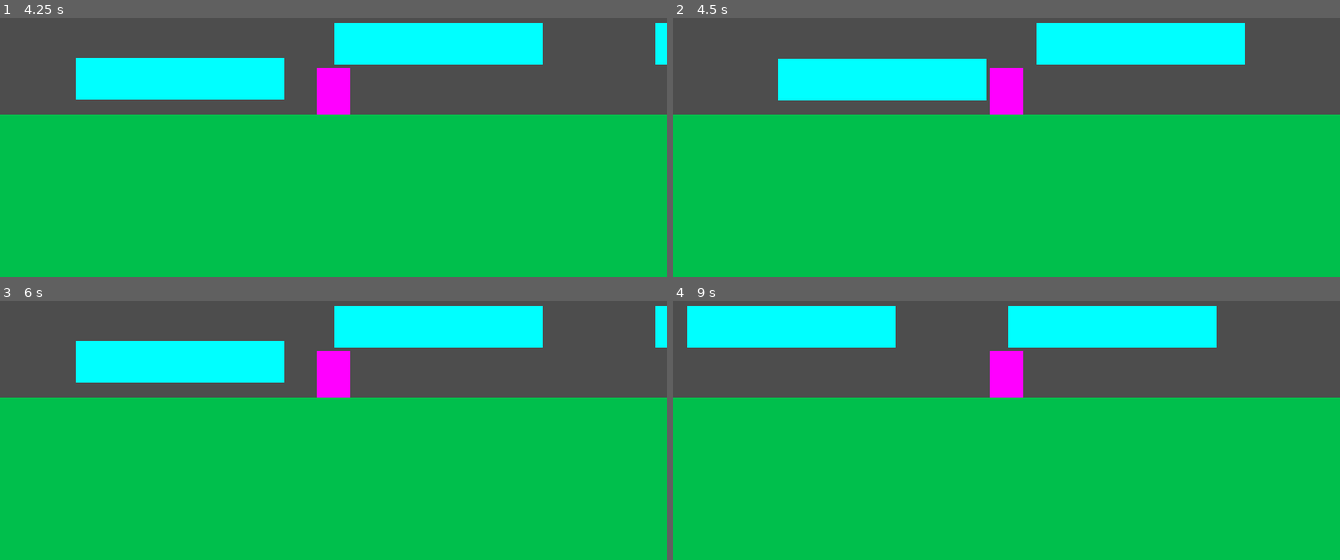
Above: before the commit, frames 1-4 (two rows, left to right).
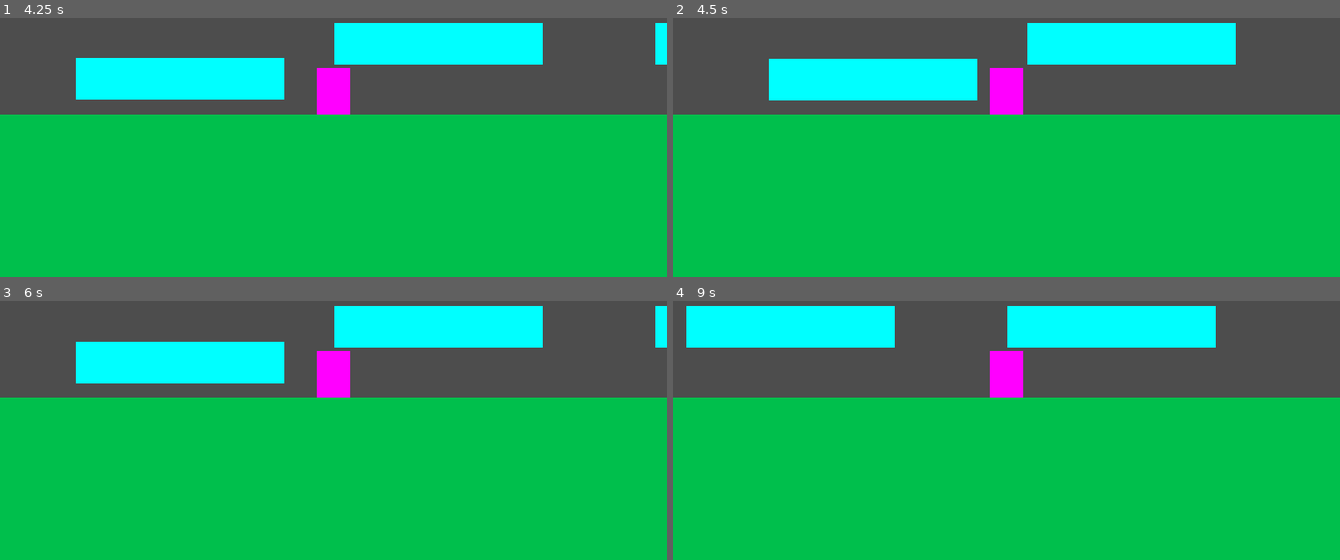
Above: after the commit, the same moments.

Repository: matbloxoficial-dev/world-corrupted
Game: Godot game, scene res://scenes/levels/nivel_prueba.tscn
Same seed, same stepped clock (60 frames per second), same inputs: the game is played once before the commit and once after it. The project has no main scene, so this scene is started directly.
Inputs (mouse positions are in pixels of both pictures, inside the frame that each line leads up to):
- Up to frame 1 (4.25 s): tap Enter at 0.5 s; move the mouse to (480, 69) at 0.52 s; hold D (move_right) 0.53-2.03 s; click (480, 69) at 0.6 s; tap Space (jump) at 0.77, 1.52, 3.02, 3.77 s; move the mouse to (200, 108) at 1.27 s; tap Shift (dash) at 1.35, 3.6 s; click (200, 108) at 1.55 s; move the mouse to (outside the picture) at 2.02 s; hold A (move_left) 2.03-2.78 s; click (outside the picture) at 2.1 s; move the mouse to (300, 165) at 2.77 s; hold D (move_right) from 2.78 s (still down); click (300, 165) at 2.85 s; move the mouse to (533, 144) at 3.52 s; click (533, 144) at 3.8 s
- Up to frame 2 (4.5 s): move the mouse to (806, 33) at 4.27 s; release D (move_right) at 4.28 s; hold A (move_left) from 4.28 s (still down); click (806, 33) at 4.35 s
- Up to frame 3 (6 s): tap Space (jump) at 4.52 s; move the mouse to (366, 373) at 5.02 s; release A (move_left) at 5.03 s; hold D (move_right) 5.03-5.78 s; click (366, 373) at 5.1 s; move the mouse to (outside the picture) at 5.77 s; hold A (move_left) from 5.78 s (still down); tap Shift (dash) at 5.85 s
- Up to frame 4 (9 s): tap Space (jump) at 6.02, 6.5, 6.77, 7.52 s; click (outside the picture) at 6.05 s; move the mouse to (1153, 352) at 6.52 s; click (1153, 352) at 6.6 s; move the mouse to (873, 391) at 7.27 s; release A (move_left) at 7.28 s; hold D (move_right) from 7.28 s (still down); click (873, 391) at 7.35 s; move the mouse to (outside the picture) at 8.02 s; tap Shift (dash) at 8.1 s; click (outside the picture) at 8.3 s; move the mouse to (973, 448) at 8.77 s; click (973, 448) at 8.85 s

Frame 1 is identical in both runs. In frame 2, 0.9% of the frame differs, in the area x 14-86%, y 1-32%; in frame 3, 0.2%; in frame 4, less than 0.1%.

Commit message:
Agrego combate base - combo 3 golpes y ataque cargado

Diff:
--- a/project.godot
+++ b/project.godot
@@ -89,3 +89,8 @@
 "events": [Object(InputEventKey,"resource_local_to_scene":false,"resource_name":"","device":-1,"window_id":0,"alt_press …(195 unchanged characters)…
 ]
 }
+attack={
+"deadzone": 0.5,
+"events": [Object(InputEventMouseButton,"resource_local_to_scene":false,"resource_name":"","device":-1,"window_id":0,"alt_pressed":false,"shift_pressed":false,"ctrl_pressed":false,"meta_pressed":false,"button_mask":0,"position":Vector2(0, 0),"global_position":Vector2(0, 0),"factor":1.0,"button_index":1,"canceled":false,"pressed":false,"double_click":false,"script":null)
+]
+}
--- a/scenes/player/tekaya.tscn
+++ b/scenes/player/tekaya.tscn
@@ -7,6 +7,9 @@
 [sub_resource type="CapsuleShape2D" id="CapsuleShape2D_ch03j"]
 radius = 16.0
 height = 48.0
+
+[sub_resource type="RectangleShape2D" id="RectangleShape2D_wgdx7"]
+size = Vector2(29, 20)
 
 [node name="Tekaya" type="CharacterBody2D"]
 script = ExtResource("1_ja0we")
@@ -20,3 +23,11 @@
 shape = SubResource("CapsuleShape2D_ch03j")
 
 [node name="Camera2D" type="Camera2D" parent="."]
+
+[node name="Hitbox" type="Area2D" parent="."]
+monitoring = false
+monitorable = false
+
+[node name="CollisionShape2D" type="CollisionShape2D" parent="Hitbox"]
+position = Vector2(30.5, 0)
+shape = SubResource("RectangleShape2D_wgdx7")
--- a/scripts/tekaya.gd
+++ b/scripts/tekaya.gd
@@ -10,6 +10,12 @@
 const MAX_HP = 80
 const INVENCIBILITY_TIME = 0.67
 
+# Combate
+const DANO_GOLPE = [10, 12, 18]
+const DANO_CARGADO = 35
+const TIEMPO_CARGA = 0.8
+const VENTANA_COMBO = 0.5
+
 var dash_timer = 0.0
 var dash_cooldown_timer = 0.0
 var is_dashing = false
@@ -19,8 +25,14 @@
 var is_invencible = false
 var invencibility_timer = 0.0
 
+var combo_paso = 0
+var combo_timer = 0.0
+var atacando = false
+var ataque_timer = 0.0
+var cargando = false
+var carga_timer = 0.0
+
 func _physics_process(delta: float) -> void:
-
 	# Temporizadores del dash
 	if is_dashing:
 		dash_timer -= delta
@@ -37,7 +49,23 @@
 			is_invencible = false
 			modulate.a = 1.0
 
+	# Combo timer — si pasa mucho tiempo sin atacar, reinicia
+	if combo_paso > 0 and not atacando:
+		combo_timer -= delta
+		if combo_timer <= 0:
+			combo_paso = 0
 
+	# Ataque timer — duración de cada golpe
+	if atacando:
+		ataque_timer -= delta
+		if ataque_timer <= 0:
+			atacando = false
+			$Hitbox.monitoring = false
+			$Hitbox.monitorable = false
+
+	# Carga del ataque cargado
+	if cargando:
+		carga_timer += delta
 
 	# Gravedad
 	if not is_on_floor() and not is_dashing:
@@ -55,10 +83,24 @@
 	if Input.is_action_just_pressed("jump") and is_on_floor():
 		velocity.y = JUMP_VELOCITY
 
+	# Ataque — presionar
+	if Input.is_action_just_pressed("attack") and not atacando:
+		cargando = true
+		carga_timer = 0.0
+
+	# Ataque — soltar
+	if Input.is_action_just_released("attack"):
+		if cargando:
+			if carga_timer >= TIEMPO_CARGA:
+				_ejecutar_ataque_cargado()
+			else:
+				_ejecutar_combo()
+			cargando = false
+			carga_timer = 0.0
+
 	# Movimiento horizontal
 	if not is_dashing:
 		var direction = Input.get_axis("move_left", "move_right")
-
 		if direction != 0:
 			facing = 1 if direction > 0 else -1
 			velocity.x = direction * SPEED
@@ -66,6 +108,32 @@
 			velocity.x = move_toward(velocity.x, 0, SPEED)
 
 	move_and_slide()
+
+func _ejecutar_combo() -> void:
+	atacando = true
+	combo_timer = VENTANA_COMBO
+	var dano = DANO_GOLPE[combo_paso]
+	ataque_timer = 0.25
+
+	# Activa hitbox
+	$Hitbox.monitoring = true
+	$Hitbox.monitorable = true
+
+	print("Golpe ", combo_paso + 1, " — daño: ", dano)
+
+	combo_paso += 1
+	if combo_paso >= 3:
+		combo_paso = 0
+
+func _ejecutar_ataque_cargado() -> void:
+	atacando = true
+	ataque_timer = 0.4
+	combo_paso = 0
+
+	$Hitbox.monitoring = true
+	$Hitbox.monitorable = true
+
+	print("Ataque CARGADO — daño: ", DANO_CARGADO)
 
 func recibir_danio(cantidad: int) -> void:
 	if is_invencible:
@@ -78,15 +146,10 @@
 		morir()
 		return
 
-	# Activa invencibilidad y parpadeo
 	is_invencible = true
 	invencibility_timer = INVENCIBILITY_TIME
-	_parpadear()
-
-func _parpadear() -> void:
 	modulate.a = 0.4
 
 func morir() -> void:
 	print("Tekaya ha muerto")
-	# Por ahora solo lo imprimimos, luego agregamos pantalla de muerte
 	queue_free()
Not shown: 1 places in scenes/player/tekaya.tscn that only renumber resources
